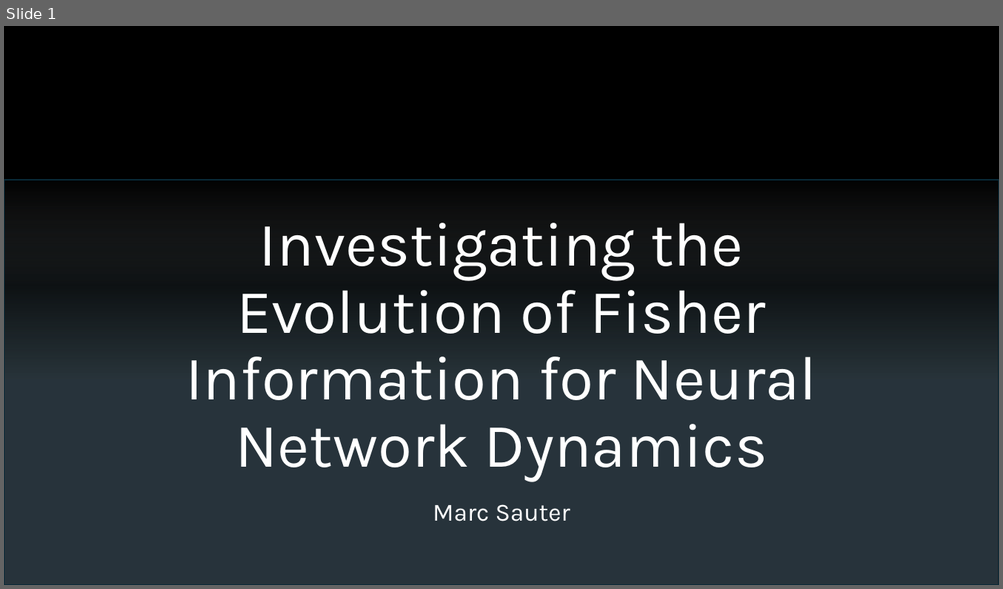
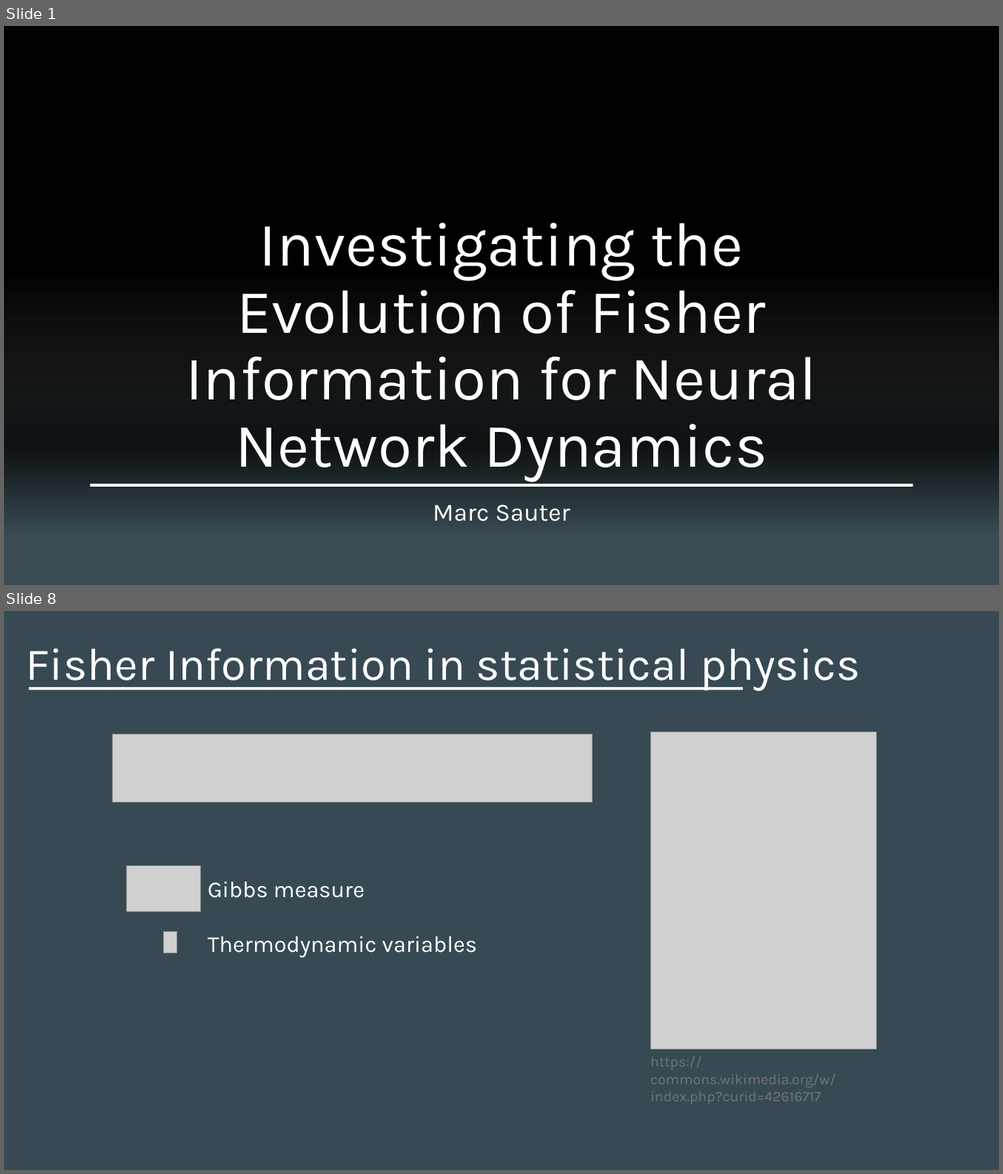
Before and after one commit to ma-sauter/Talks, a slide deck: dpg-fruehjahrstagung-2024/Presentation/Presentation_Marc_Sauter.pptx. Shown one above the other, each under a label of ours: slide 1 before the commit, slides 1 and 8 after it; the slides between them are not shown. The pictures are 1003x589 and 1003x1174 pixels, drawn with LibreOffice and Linux fonts; fonts in the diff are those of the drawing; grey boxes stand for pictures; background and template pictures are left out. Boxes give left, top, right and bottom in pixels: in the first picture for what was removed or moved away, otherwise in the second. Text is boxed around its words. In the diff, an @@ line names an element or a change of style, - is before the commit and + after.

```diff
--- a/dpg-fruehjahrstagung-2024/Presentation/Presentation_Marc_Sauter.pptx
+++ b/dpg-fruehjahrstagung-2024/Presentation/Presentation_Marc_Sauter.pptx
@@ slide 8 added at bbox=[4, 611, 999, 1170], background #374A53 @@
@@ title added at bbox=[26, 648, 860, 691], 44 pt, text #FFFFFF @@
+Fisher Information in statistical physics
@@ rectangle added at bbox=[28, 687, 743, 690], fill #FFFFFF @@
@@ picture added at bbox=[112, 735, 592, 803] @@
@@ picture added at bbox=[650, 732, 876, 1049] @@
@@ picture added at bbox=[126, 866, 200, 911] @@
@@ text added at bbox=[208, 882, 477, 958], 22 pt, text #FFFFFF @@
+Gibbs measure
+Thermodynamic variables
@@ picture added at bbox=[164, 932, 177, 954] @@
@@ text added at bbox=[650, 1056, 836, 1105], 14 pt, text #747474 @@
+https://commons.wikimedia.org/w/index.php?curid=42616717
@@ slide 1 changed as well @@
@@ rectangle added at bbox=[4, 26, 999, 585], fill #000000 @@
@@ rectangle: place and size @@
-rectangle at bbox=[4, 181, 999, 585]
+rectangle at bbox=[4, 277, 999, 585]
@@ rectangle at bbox=[4, 277, 999, 585]: outline #092A39 1.5 pt to none @@
@@ rectangle added at bbox=[91, 484, 913, 487], fill #FFFFFF @@
```
Also in this commit, not shown: 44 other slides added, 26 other files.
